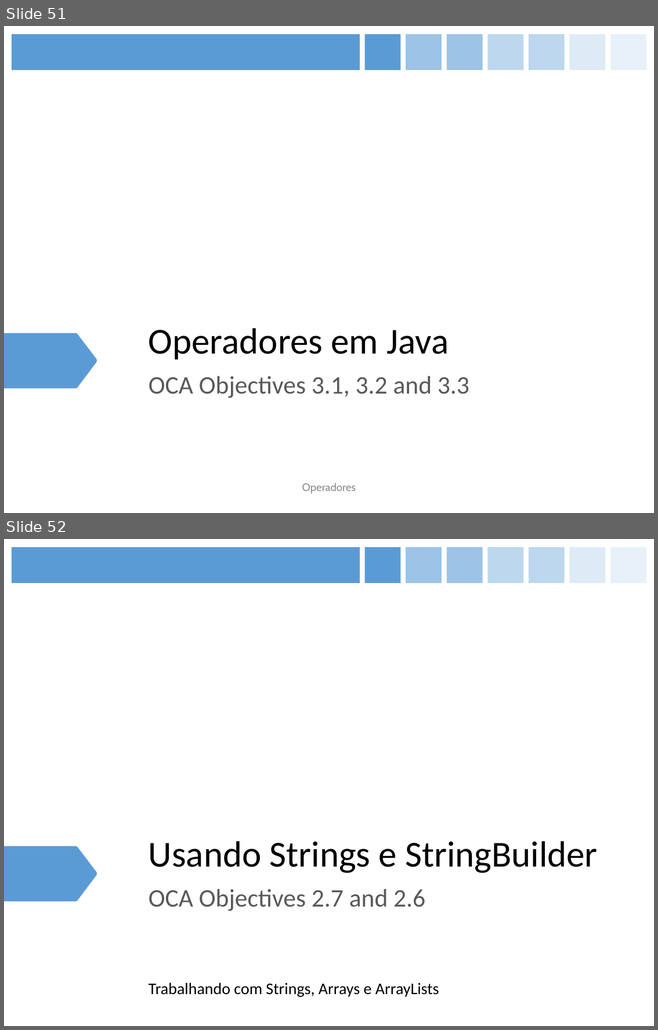
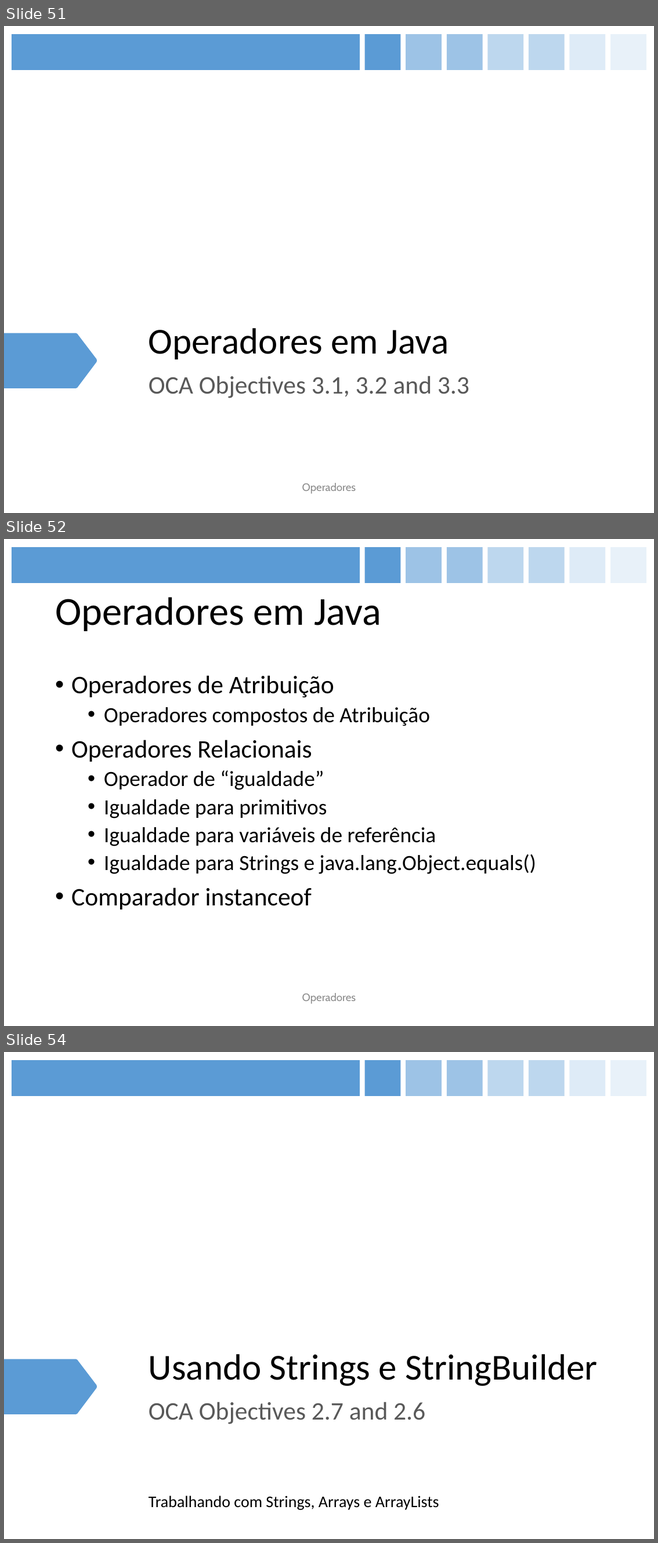
Before and after one commit to figueiredojrr/treinamentoJavaSeOcaAgosto, a slide deck: TreinamentoJavaSeOca/documentos/apresentação/OCA.pptx. Shown one above the other, each under a label of ours: slides 51 and 52 before the commit, slides 51, 52 and 54 after it; the slides between them are not shown. The pictures are 658x1030 and 658x1543 pixels, drawn with LibreOffice and Linux fonts; fonts in the diff are those of the drawing. Boxes give left, top, right and bottom in pixels: in the first picture for what was removed or moved away, otherwise in the second. Text is boxed around its words. In the diff, an @@ line names an element or a change of style, - is before the commit and + after.

```diff
--- a/TreinamentoJavaSeOca/documentos/apresentação/OCA.pptx
+++ b/TreinamentoJavaSeOca/documentos/apresentação/OCA.pptx
@@ slide 52 added at (4, 539, 654, 1026), background #FFFFFF; not listed: 8 template elements that a slide beside it also shows @@
@@ title added at (55, 597, 381, 631), 44 pt, text #000000 @@
+Operadores em Java
@@ text added at (71, 675, 536, 910), 24 pt, text #000000 @@
+• Operadores de Atribuição
+  • Operadores compostos de Atribuição
+• Operadores Relacionais
+  • Operador de “igualdade”
+  • Igualdade para primitivos
+  • Igualdade para variáveis de referência
+  • Igualdade para Strings e java.lang.Object.equals()
+• Comparador instanceof
@@ text added at (302, 993, 356, 1004), 12 pt, text #8C8C8C @@
+Operadores
@@ what was slide 52 is now slide 54 @@
```
Also in this commit, not shown: 1 other slide added.
